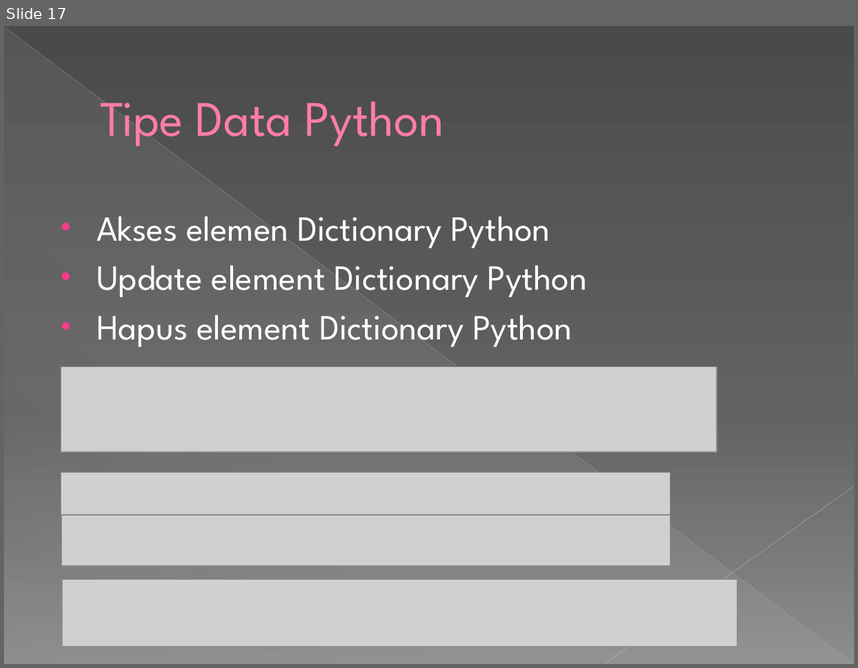
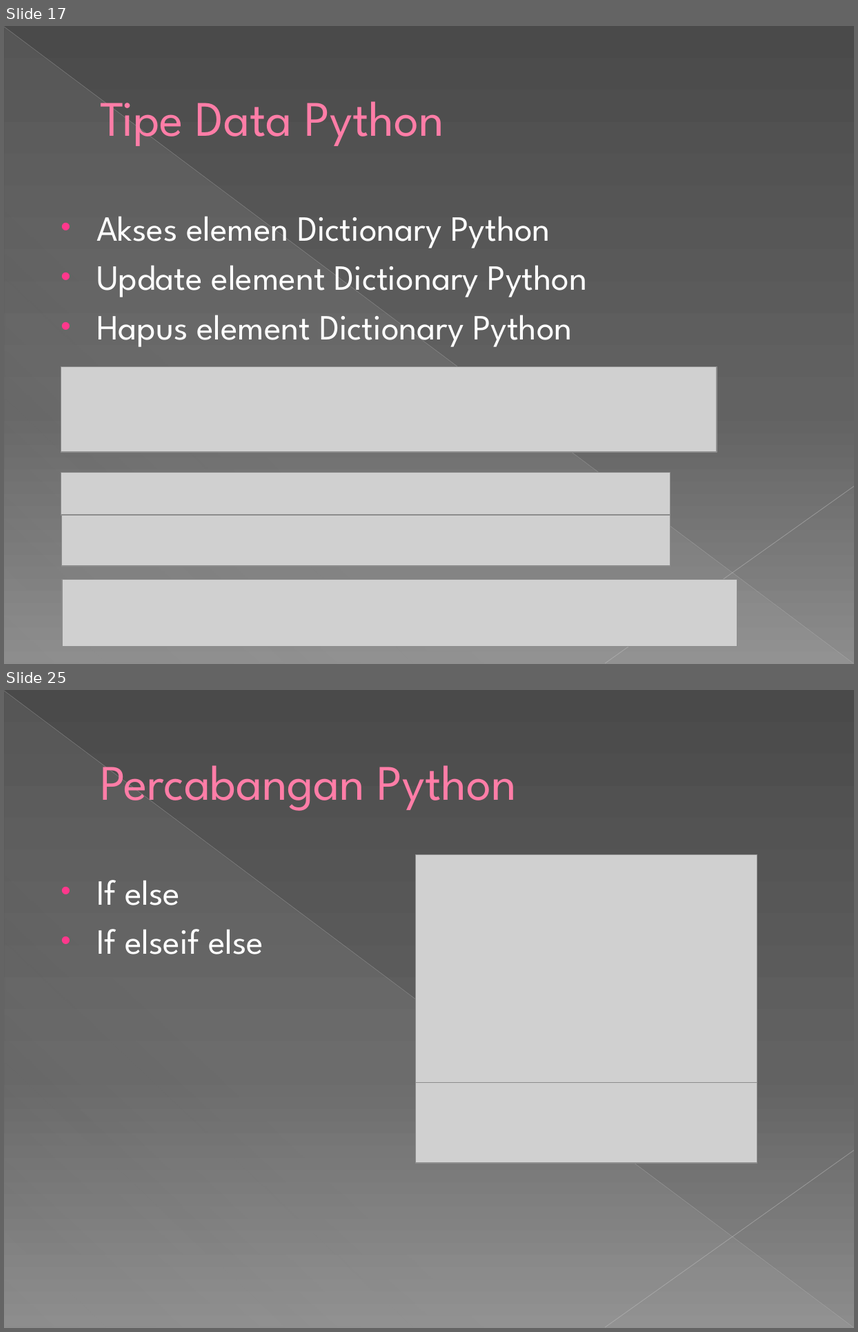
Before and after one commit to IrfanFadhilah48/Deep-Learning, a slide deck: DEEP LEARNING 1.pptx. Shown one above the other, each under a label of ours: slide 17 before the commit, slides 17 and 25 after it; the slides between them are not shown. The pictures are 858x668 and 858x1332 pixels, drawn with LibreOffice and Linux fonts; fonts in the diff are those of the drawing; grey boxes stand for pictures. Boxes give left, top, right and bottom in pixels: in the first picture for what was removed or moved away, otherwise in the second. Text is boxed around its words. In the diff, an @@ line names an element or a change of style, - is before the commit and + after.

```diff
--- a/DEEP LEARNING 1.pptx
+++ b/DEEP LEARNING 1.pptx
@@ slide 25 added at box(4, 690, 854, 1328), background gradient #4A4A4A to #626262 to #8C8C8C; not listed: 3 template elements that a slide beside it also shows @@
@@ title added at box(100, 765, 517, 811), 42 pt, text #FF7DA7 @@
+Percabangan Python
@@ picture added at box(415, 855, 757, 1083) @@
@@ text added at box(96, 880, 263, 954), 30 pt, text #FFFFFF @@
+• If else
+• If elseif else
@@ picture added at box(415, 1083, 757, 1163) @@
```
Also in this commit, not shown: 1 slide changed, 8 other slides added.
